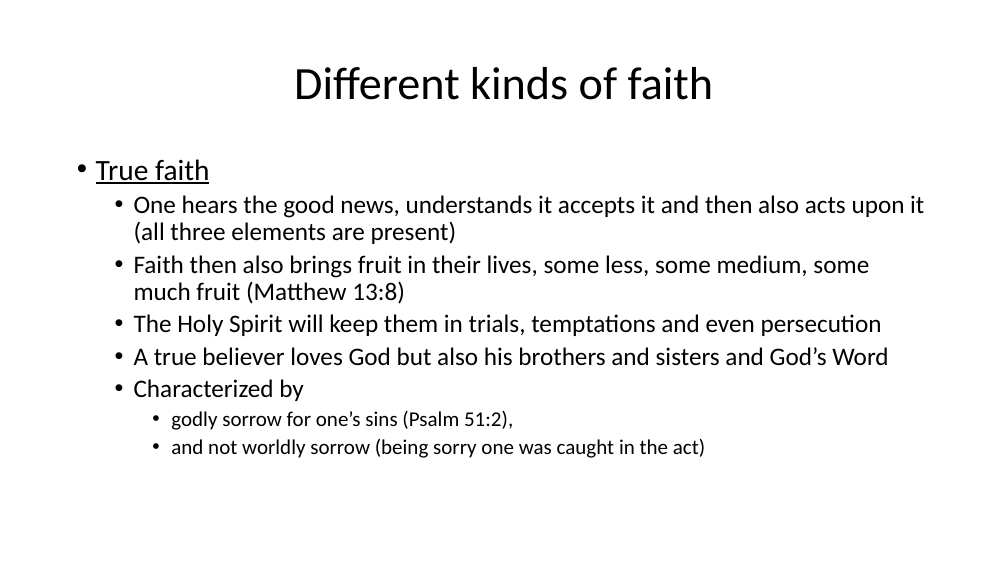
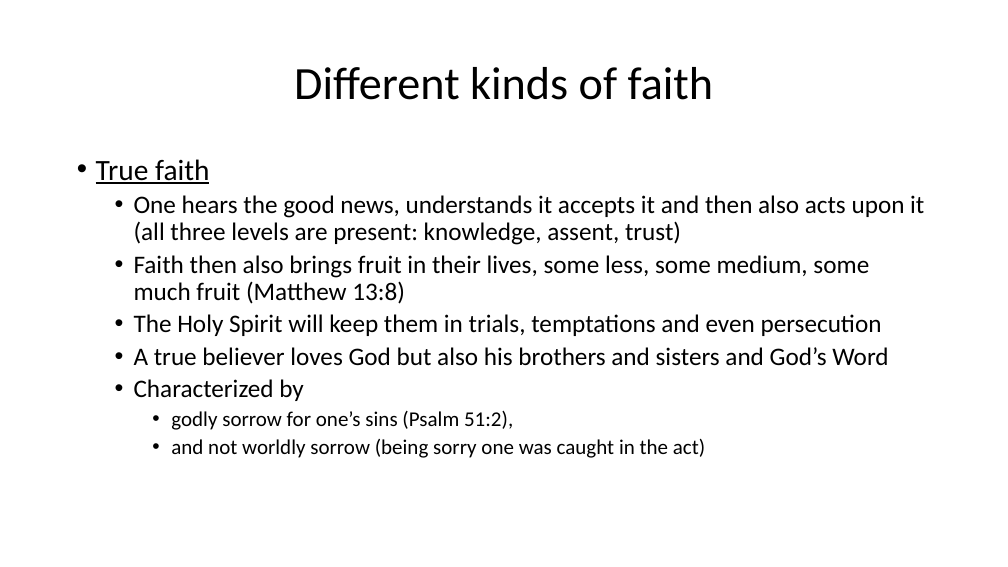
Before and after one commit to csmatyi/calvary_sunday_school, a slide deck: slide 20 of WSC85-88_211205.pptx. Drawn at 1008x567 pixels with LibreOffice and Linux fonts; fonts in the diff are those of the drawing. Boxes give left, top, right and bottom in pixels: in the first picture for what was removed or moved away, otherwise in the second. Text is boxed around its words. In the diff, an @@ line names an element or a change of style, - is before the commit and + after.

```diff
--- a/WSC85-88_211205.pptx
+++ b/WSC85-88_211205.pptx
@@ text at <box>134,195,924,245</box>: text changed @@
-  • One hears the good news, understands it accepts it and then also acts upon it (all three elements are present)
+  • One hears the good news, understands it accepts it and then also acts upon it (all three levels are present: knowledge, assent, trust)
```
Also in this commit, not shown: 8 other slides changed, 8 slides added.
